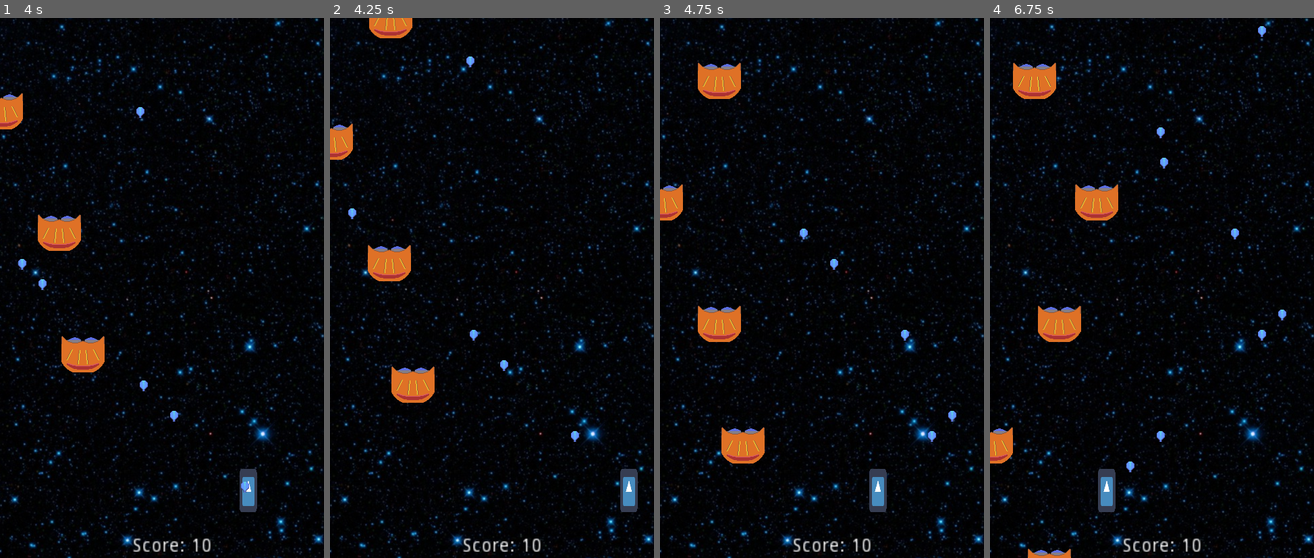
Above: before the commit, frames 1-4 (left to right).
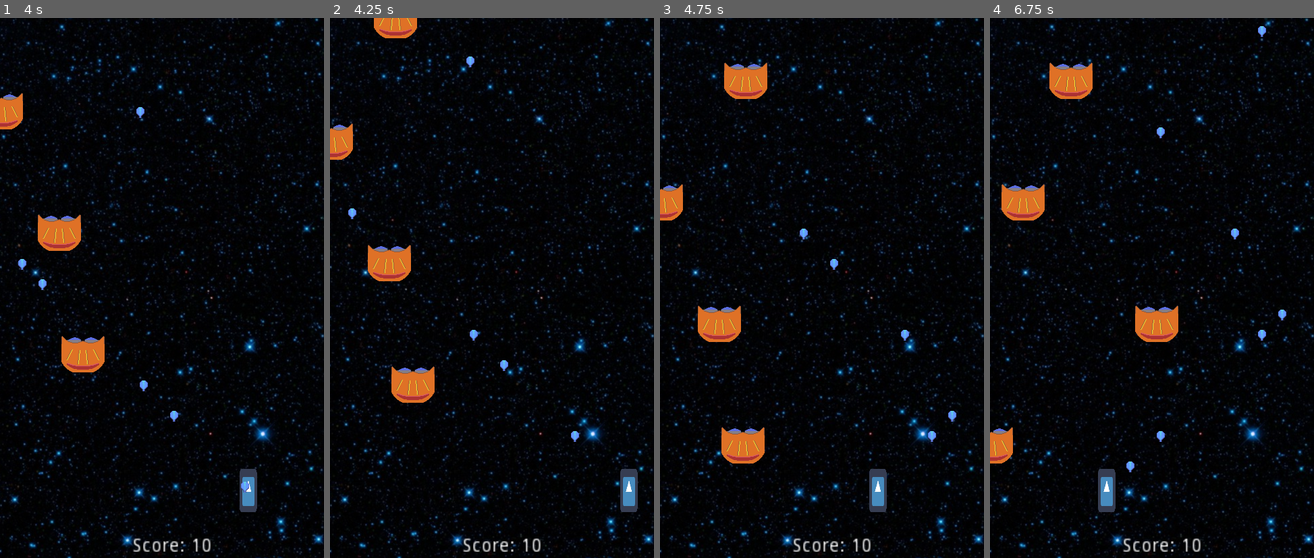
Above: after the commit, the same moments.

Repository: brendantfitzgerald/Project_01
Game: Godot game, scene res://Main.tscn
The game is run twice, just before and just after one commit, with the same random seed, the same clock (stepped at 60 frames per second) and the same inputs. The engine's default icon, where the game draws it, is replaced by a stand-in: a white triangle on a blue panel in a dark square.
Inputs (mouse positions are in pixels of both pictures, inside the frame that each line leads up to):
- Up to frame 1 (4 s): tap Enter (restart_game) at 0.5 s; move the mouse to (233, 261) at 0.52 s; hold Right (ui_right) 0.53-2.03 s; click (233, 261) at 0.6 s; tap Up at 0.77, 1.52, 3.02, 3.77 s; move the mouse to (97, 315) at 1.27 s; click (97, 315) at 1.35 s; move the mouse to (194, 169) at 2.02 s; hold Left (ui_left) 2.03-2.78 s; click (194, 169) at 2.1 s; move the mouse to (145, 396) at 2.77 s; hold Right (ui_right) from 2.78 s (still down); click (145, 396) at 2.85 s; move the mouse to (259, 369) at 3.52 s; click (259, 369) at 3.6 s
- Up to frame 2 (4.25 s): keep holding Right (ui_right)
- Up to frame 3 (4.75 s): move the mouse to (724, 207) at 4.27 s; release Right (ui_right) at 4.28 s; hold Left (ui_left) from 4.28 s (still down); click (724, 207) at 4.35 s; tap Up at 4.52 s
- Up to frame 4 (6.75 s): move the mouse to (1168, 288) at 5.02 s; release Left (ui_left) at 5.03 s; hold Right (ui_right) 5.03-5.78 s; click (1168, 288) at 5.1 s; move the mouse to (1103, 153) at 5.77 s; hold Left (ui_left) from 5.78 s (still down); click (1103, 153) at 5.85 s; tap Up at 6.02 s; move the mouse to (1223, 261) at 6.52 s; click (1223, 261) at 6.6 s

Frame 1 is identical in both runs. In frame 2, 0.3% of the frame differs, in the area x 12-27%, y 0-4%; in frame 3, 1.1%; in frame 4, 4.8%, in the area x 3-59%, y 8-100%.

Commit message:
Fixed Incomer random movement and self-destruct

Diff:
--- a/Project_01/Incomer.gd
+++ b/Project_01/Incomer.gd
@@ -1,15 +1,18 @@
 extends Node2D
-
+# TODO
 
 # Declare member variables here. Examples:
 var health = 3
+var targetPositionX = self.position.x
 var EnemyNumber = 0
 
 # Called when the node enters the scene tree for the first time.
 func _ready():
 	add_to_group("Enemies")
 	EnemyNumber = get_tree().get_nodes_in_group("Enemies").size()
-
+	if EnemyNumber > 3:
+		targetPositionX = rand_range(0,480)
+	print("EnemyNumber: ", EnemyNumber)
 	pass # Replace with function body.
 
 
@@ -17,7 +20,15 @@
 func _process(delta):
 	self.position.y += 3
 	if EnemyNumber > 3:
-		self.position.x += rand_range(-3,3)
+		if (self.position.x - targetPositionX) < -20:
+			self.position.x += 1
+		elif (self.position.x - targetPositionX) > 20:
+			self.position.x -= 1
+		else:
+			targetPositionX = rand_range(0,480)
+	if self.position.y >= 800:
+		print("Hit bottom.")
+		go.destroy(self)
 	pass
 
 func area_entered(otherArea):
@@ -28,5 +39,3 @@
 	go.destroy(otherArea.get_parent())
 	if otherArea.get_parent().name == "Player":
 		global.gameOver = true
-	if self.position.y >= 800:
-		go.destroy(self)
--- a/Project_01/IncomerSpawnTimer.gd
+++ b/Project_01/IncomerSpawnTimer.gd
@@ -17,5 +17,6 @@
 
 
 func _on_IncomerSpawnTimer_timeout():
-	go.spawn_instance("Incomer", rand_range(0,480), -50)
+	if !global.gameOver:
+		go.spawn_instance("Incomer", rand_range(0,480), -50)
 	pass # Replace with function body.
Not shown, changed: Project_01/README.md
